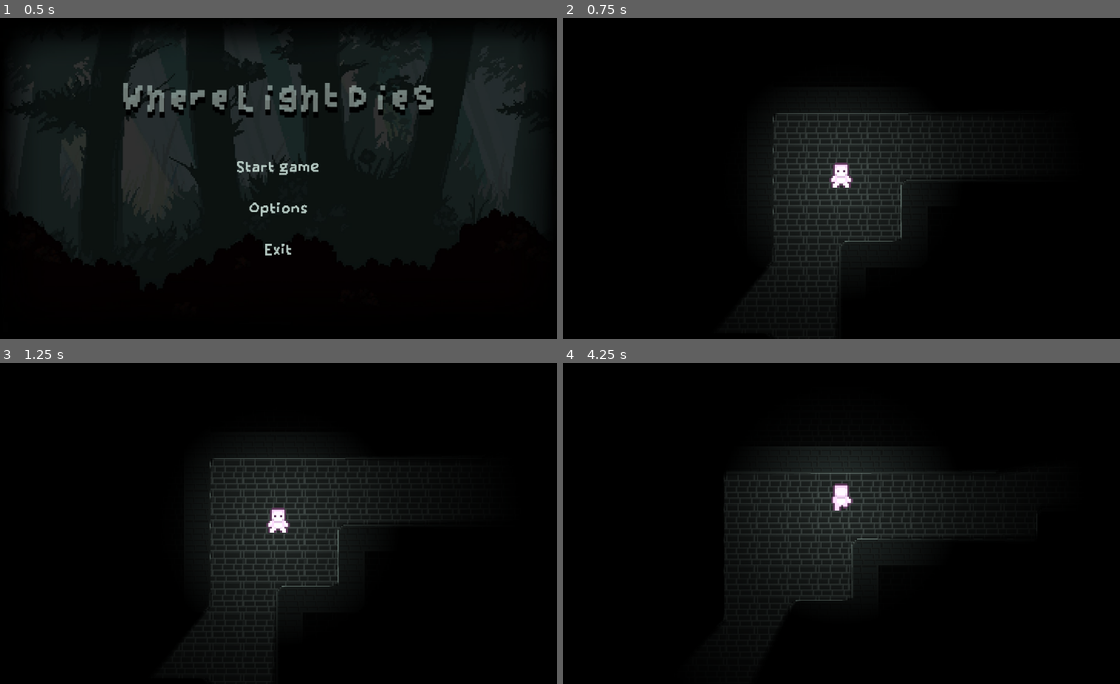
Above: before the commit, frames 1-4 (two rows, left to right).
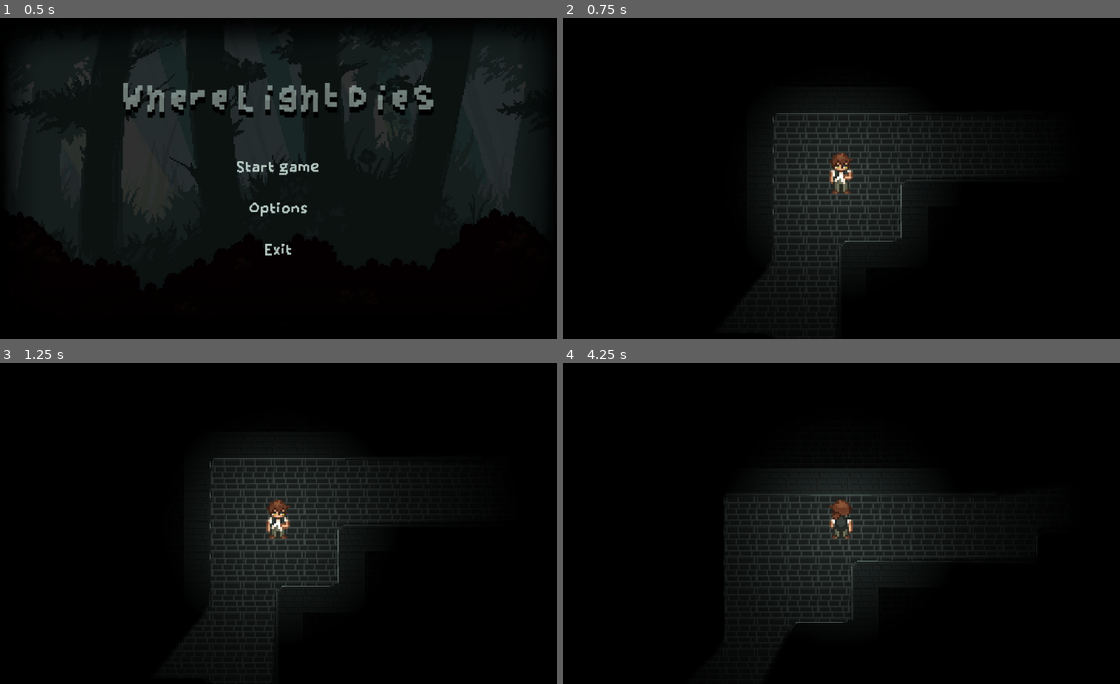
Above: after the commit, the same moments.

Repository: katie-allen2004/Collaborative-Maze-Explorer
Game: Godot game, scene res://start_menu.tscn
Two runs of this game, one before a commit and one after it. Both use one fixed random seed, a clock stepped at 60 frames per second and the inputs below.
Inputs:
- Up to frame 1 (0.5 s): no input
- Up to frame 2 (0.75 s): click "Start game" at 0.5 s
- Up to frame 3 (1.25 s): no input
- Up to frame 4 (4.25 s): hold D (move_right) 1.28-2.03 s; hold S (move_down) 2.03-2.78 s; hold D (move_right) 2.78-3.53 s; hold W (move_up) from 3.53 s (still down)

Frame 1 is identical in both runs. In frame 2, 0.4% of the frame differs, in the area x 47-53%, y 42-55%; in frame 3, 0.4%; in frame 4, 3.5%, in the area x 28-86%, y 26-89%.

Commit message:
Updated character sprite (idle and walk)
- Added Main_Character folder to assets
- Added _main_character.png spritesheet
- Updated animations
- Minorly altered Camera2D settings (turned off Position Smoothing, as it was causing the sprite to look blurry)
- NOTE: Death animations are not yet updated.

Diff:
--- a/WhereLightDies.tscn
+++ b/WhereLightDies.tscn
@@ -224,7 +224,6 @@
 [node name="Camera2D" type="Camera2D" parent="Player" unique_id=982321757]
 position = Vector2(0, -15)
 zoom = Vector2(1.88, 1.88)
-position_smoothing_enabled = true
 
 [node name="BlackWithSmallerFeatheredCircle" type="Sprite2D" parent="Player/Camera2D" unique_id=1797617462]
 visible = false
--- a/player.tscn
+++ b/player.tscn
@@ -1,7 +1,8 @@
-[gd_scene load_steps=32 format=3 uid="uid://b7gfbr10pgii7"]
+[gd_scene format=3 uid="uid://b7gfbr10pgii7"]
 
 [ext_resource type="Texture2D" uid="uid://ck2nepf8rrm2o" path="res://assets/Prototype_Character/prototype_character.png" id="1_4flbx"]
 [ext_resource type="Script" uid="uid://cndoqo1ki4iva" path="res://scripts/player.gd" id="1_onrkg"]
+[ext_resource type="Texture2D" uid="uid://7l288svt77wp" path="res://assets/Main_Character/_main_character.png" id="3_i3pqv"]
 
 [sub_resource type="AtlasTexture" id="AtlasTexture_sweqy"]
 atlas = ExtResource("1_4flbx")
@@ -39,77 +40,133 @@
 atlas = ExtResource("1_4flbx")
 region = Rect2(64, 352, 32, 32)
 
+[sub_resource type="AtlasTexture" id="AtlasTexture_nvl01"]
+atlas = ExtResource("3_i3pqv")
+region = Rect2(0, 152, 32, 38)
+
+[sub_resource type="AtlasTexture" id="AtlasTexture_ivps1"]
+atlas = ExtResource("3_i3pqv")
+region = Rect2(32, 152, 32, 38)
+
 [sub_resource type="AtlasTexture" id="AtlasTexture_urp6f"]
-atlas = ExtResource("1_4flbx")
-region = Rect2(0, 0, 32, 32)
+atlas = ExtResource("3_i3pqv")
+region = Rect2(64, 152, 32, 38)
 
 [sub_resource type="AtlasTexture" id="AtlasTexture_bwjto"]
-atlas = ExtResource("1_4flbx")
-region = Rect2(32, 0, 32, 32)
+atlas = ExtResource("3_i3pqv")
+region = Rect2(96, 152, 32, 38)
 
 [sub_resource type="AtlasTexture" id="AtlasTexture_606se"]
-atlas = ExtResource("1_4flbx")
-region = Rect2(0, 32, 32, 32)
+atlas = ExtResource("3_i3pqv")
+region = Rect2(0, 228, 32, 38)
 
 [sub_resource type="AtlasTexture" id="AtlasTexture_u1c27"]
-atlas = ExtResource("1_4flbx")
-region = Rect2(32, 32, 32, 32)
-
-[sub_resource type="AtlasTexture" id="AtlasTexture_nvl01"]
-atlas = ExtResource("1_4flbx")
-region = Rect2(0, 64, 32, 32)
-
-[sub_resource type="AtlasTexture" id="AtlasTexture_ivps1"]
-atlas = ExtResource("1_4flbx")
-region = Rect2(32, 64, 32, 32)
+atlas = ExtResource("3_i3pqv")
+region = Rect2(32, 228, 32, 38)
+
+[sub_resource type="AtlasTexture" id="AtlasTexture_op7ga"]
+atlas = ExtResource("3_i3pqv")
+region = Rect2(64, 228, 32, 38)
+
+[sub_resource type="AtlasTexture" id="AtlasTexture_q13i1"]
+atlas = ExtResource("3_i3pqv")
+region = Rect2(96, 228, 32, 38)
+
+[sub_resource type="AtlasTexture" id="AtlasTexture_pylmc"]
+atlas = ExtResource("3_i3pqv")
+region = Rect2(0, 190, 32, 38)
+
+[sub_resource type="AtlasTexture" id="AtlasTexture_pbfsw"]
+atlas = ExtResource("3_i3pqv")
+region = Rect2(32, 190, 32, 38)
 
 [sub_resource type="AtlasTexture" id="AtlasTexture_5tmop"]
-atlas = ExtResource("1_4flbx")
-region = Rect2(0, 96, 32, 32)
+atlas = ExtResource("3_i3pqv")
+region = Rect2(64, 190, 32, 38)
 
 [sub_resource type="AtlasTexture" id="AtlasTexture_7ahtn"]
-atlas = ExtResource("1_4flbx")
-region = Rect2(32, 96, 32, 32)
+atlas = ExtResource("3_i3pqv")
+region = Rect2(96, 190, 32, 38)
 
 [sub_resource type="AtlasTexture" id="AtlasTexture_7lmhl"]
-atlas = ExtResource("1_4flbx")
-region = Rect2(64, 96, 32, 32)
+atlas = ExtResource("3_i3pqv")
+region = Rect2(0, 266, 32, 38)
 
 [sub_resource type="AtlasTexture" id="AtlasTexture_dx0e4"]
-atlas = ExtResource("1_4flbx")
-region = Rect2(96, 96, 32, 32)
+atlas = ExtResource("3_i3pqv")
+region = Rect2(32, 266, 32, 38)
 
 [sub_resource type="AtlasTexture" id="AtlasTexture_jm5j8"]
-atlas = ExtResource("1_4flbx")
-region = Rect2(0, 128, 32, 32)
+atlas = ExtResource("3_i3pqv")
+region = Rect2(64, 266, 32, 38)
 
 [sub_resource type="AtlasTexture" id="AtlasTexture_7hik5"]
-atlas = ExtResource("1_4flbx")
-region = Rect2(32, 128, 32, 32)
+atlas = ExtResource("3_i3pqv")
+region = Rect2(96, 266, 32, 38)
 
 [sub_resource type="AtlasTexture" id="AtlasTexture_qtqh7"]
-atlas = ExtResource("1_4flbx")
-region = Rect2(64, 128, 32, 32)
+atlas = ExtResource("3_i3pqv")
+region = Rect2(0, 0, 32, 38)
 
 [sub_resource type="AtlasTexture" id="AtlasTexture_2wuci"]
-atlas = ExtResource("1_4flbx")
-region = Rect2(96, 128, 32, 32)
-
-[sub_resource type="AtlasTexture" id="AtlasTexture_op7ga"]
-atlas = ExtResource("1_4flbx")
-region = Rect2(0, 160, 32, 32)
-
-[sub_resource type="AtlasTexture" id="AtlasTexture_q13i1"]
-atlas = ExtResource("1_4flbx")
-region = Rect2(32, 160, 32, 32)
-
-[sub_resource type="AtlasTexture" id="AtlasTexture_pylmc"]
-atlas = ExtResource("1_4flbx")
-region = Rect2(64, 160, 32, 32)
-
-[sub_resource type="AtlasTexture" id="AtlasTexture_pbfsw"]
-atlas = ExtResource("1_4flbx")
-region = Rect2(96, 160, 32, 32)
+atlas = ExtResource("3_i3pqv")
+region = Rect2(32, 0, 32, 38)
+
+[sub_resource type="AtlasTexture" id="AtlasTexture_iruf7"]
+atlas = ExtResource("3_i3pqv")
+region = Rect2(64, 0, 32, 38)
+
+[sub_resource type="AtlasTexture" id="AtlasTexture_j5n4i"]
+atlas = ExtResource("3_i3pqv")
+region = Rect2(96, 0, 32, 38)
+
+[sub_resource type="AtlasTexture" id="AtlasTexture_634y6"]
+atlas = ExtResource("3_i3pqv")
+region = Rect2(0, 76, 32, 38)
+
+[sub_resource type="AtlasTexture" id="AtlasTexture_efrwb"]
+atlas = ExtResource("3_i3pqv")
+region = Rect2(32, 76, 32, 38)
+
+[sub_resource type="AtlasTexture" id="AtlasTexture_hiqhm"]
+atlas = ExtResource("3_i3pqv")
+region = Rect2(64, 76, 32, 38)
+
+[sub_resource type="AtlasTexture" id="AtlasTexture_tkwlq"]
+atlas = ExtResource("3_i3pqv")
+region = Rect2(96, 76, 32, 38)
+
+[sub_resource type="AtlasTexture" id="AtlasTexture_hl5qd"]
+atlas = ExtResource("3_i3pqv")
+region = Rect2(0, 38, 32, 38)
+
+[sub_resource type="AtlasTexture" id="AtlasTexture_ek41f"]
+atlas = ExtResource("3_i3pqv")
+region = Rect2(32, 38, 32, 38)
+
+[sub_resource type="AtlasTexture" id="AtlasTexture_khis8"]
+atlas = ExtResource("3_i3pqv")
+region = Rect2(64, 38, 32, 38)
+
+[sub_resource type="AtlasTexture" id="AtlasTexture_b88wv"]
+atlas = ExtResource("3_i3pqv")
+region = Rect2(96, 38, 32, 38)
+
+[sub_resource type="AtlasTexture" id="AtlasTexture_pgbbb"]
+atlas = ExtResource("3_i3pqv")
+region = Rect2(0, 114, 32, 38)
+
+[sub_resource type="AtlasTexture" id="AtlasTexture_331ug"]
+atlas = ExtResource("3_i3pqv")
+region = Rect2(32, 114, 32, 38)
+
+[sub_resource type="AtlasTexture" id="AtlasTexture_ny14h"]
+atlas = ExtResource("3_i3pqv")
+region = Rect2(64, 114, 32, 38)
+
+[sub_resource type="AtlasTexture" id="AtlasTexture_ibah8"]
+atlas = ExtResource("3_i3pqv")
+region = Rect2(96, 114, 32, 38)
 
 [sub_resource type="SpriteFrames" id="SpriteFrames_iruf7"]
 animations = [{
@@ -157,6 +214,12 @@
 }, {
 "frames": [{
 "duration": 1.0,
+"texture": SubResource("AtlasTexture_nvl01")
+}, {
+"duration": 1.0,
+"texture": SubResource("AtlasTexture_ivps1")
+}, {
+"duration": 1.0,
 "texture": SubResource("AtlasTexture_urp6f")
 }, {
 "duration": 1.0,
@@ -172,17 +235,46 @@
 }, {
 "duration": 1.0,
 "texture": SubResource("AtlasTexture_u1c27")
-}],
-"loop": true,
-"name": &"idle_side",
-"speed": 7.0
-}, {
-"frames": [{
-"duration": 1.0,
-"texture": SubResource("AtlasTexture_nvl01")
-}, {
-"duration": 1.0,
-"texture": SubResource("AtlasTexture_ivps1")
+}, {
+"duration": 1.0,
+"texture": SubResource("AtlasTexture_op7ga")
+}, {
+"duration": 1.0,
+"texture": SubResource("AtlasTexture_q13i1")
+}],
+"loop": true,
+"name": &"idle_side_left",
+"speed": 7.0
+}, {
+"frames": [{
+"duration": 1.0,
+"texture": SubResource("AtlasTexture_pylmc")
+}, {
+"duration": 1.0,
+"texture": SubResource("AtlasTexture_pbfsw")
+}, {
+"duration": 1.0,
+"texture": SubResource("AtlasTexture_5tmop")
+}, {
+"duration": 1.0,
+"texture": SubResource("AtlasTexture_7ahtn")
+}],
+"loop": true,
+"name": &"idle_side_right",
+"speed": 7.0
+}, {
+"frames": [{
+"duration": 1.0,
+"texture": SubResource("AtlasTexture_7lmhl")
+}, {
+"duration": 1.0,
+"texture": SubResource("AtlasTexture_dx0e4")
+}, {
+"duration": 1.0,
+"texture": SubResource("AtlasTexture_jm5j8")
+}, {
+"duration": 1.0,
+"texture": SubResource("AtlasTexture_7hik5")
 }],
 "loop": true,
 "name": &"idle_up",
@@ -190,16 +282,16 @@
 }, {
 "frames": [{
 "duration": 1.0,
-"texture": SubResource("AtlasTexture_5tmop")
-}, {
-"duration": 1.0,
-"texture": SubResource("AtlasTexture_7ahtn")
-}, {
-"duration": 1.0,
-"texture": SubResource("AtlasTexture_7lmhl")
-}, {
-"duration": 1.0,
-"texture": SubResource("AtlasTexture_dx0e4")
+"texture": SubResource("AtlasTexture_qtqh7")
+}, {
+"duration": 1.0,
+"texture": SubResource("AtlasTexture_2wuci")
+}, {
+"duration": 1.0,
+"texture": SubResource("AtlasTexture_iruf7")
+}, {
+"duration": 1.0,
+"texture": SubResource("AtlasTexture_j5n4i")
 }],
 "loop": true,
 "name": &"walk_down",
@@ -207,33 +299,50 @@
 }, {
 "frames": [{
 "duration": 1.0,
-"texture": SubResource("AtlasTexture_jm5j8")
-}, {
-"duration": 1.0,
-"texture": SubResource("AtlasTexture_7hik5")
-}, {
-"duration": 1.0,
-"texture": SubResource("AtlasTexture_qtqh7")
-}, {
-"duration": 1.0,
-"texture": SubResource("AtlasTexture_2wuci")
-}],
-"loop": true,
-"name": &"walk_side",
-"speed": 7.0
-}, {
-"frames": [{
-"duration": 1.0,
-"texture": SubResource("AtlasTexture_op7ga")
-}, {
-"duration": 1.0,
-"texture": SubResource("AtlasTexture_q13i1")
-}, {
-"duration": 1.0,
-"texture": SubResource("AtlasTexture_pylmc")
-}, {
-"duration": 1.0,
-"texture": SubResource("AtlasTexture_pbfsw")
+"texture": SubResource("AtlasTexture_634y6")
+}, {
+"duration": 1.0,
+"texture": SubResource("AtlasTexture_efrwb")
+}, {
+"duration": 1.0,
+"texture": SubResource("AtlasTexture_hiqhm")
+}, {
+"duration": 1.0,
+"texture": SubResource("AtlasTexture_tkwlq")
+}],
+"loop": true,
+"name": &"walk_side_left",
+"speed": 7.0
+}, {
+"frames": [{
+"duration": 1.0,
+"texture": SubResource("AtlasTexture_hl5qd")
+}, {
+"duration": 1.0,
+"texture": SubResource("AtlasTexture_ek41f")
+}, {
+"duration": 1.0,
+"texture": SubResource("AtlasTexture_khis8")
+}, {
+"duration": 1.0,
+"texture": SubResource("AtlasTexture_b88wv")
+}],
+"loop": true,
+"name": &"walk_side_right",
+"speed": 7.0
+}, {
+"frames": [{
+"duration": 1.0,
+"texture": SubResource("AtlasTexture_pgbbb")
+}, {
+"duration": 1.0,
+"texture": SubResource("AtlasTexture_331ug")
+}, {
+"duration": 1.0,
+"texture": SubResource("AtlasTexture_ny14h")
+}, {
+"duration": 1.0,
+"texture": SubResource("AtlasTexture_ibah8")
 }],
 "loop": true,
 "name": &"walk_up",
@@ -243,17 +352,16 @@
 [sub_resource type="CircleShape2D" id="CircleShape2D_j5n4i"]
 radius = 9.0
 
-[node name="Player" type="CharacterBody2D"]
+[node name="Player" type="CharacterBody2D" unique_id=908919594]
 script = ExtResource("1_onrkg")
 
-[node name="AnimatedSprite2D" type="AnimatedSprite2D" parent="."]
+[node name="AnimatedSprite2D" type="AnimatedSprite2D" parent="." unique_id=1849276677]
 position = Vector2(0, -14)
 scale = Vector2(2.0468748, 2.015625)
 sprite_frames = SubResource("SpriteFrames_iruf7")
-animation = &"idle_down"
-autoplay = "idle_down"
-frame_progress = 0.82907045
-
-[node name="CollisionShape2D" type="CollisionShape2D" parent="."]
+animation = &"walk_up"
+frame_progress = 0.20902528
+
+[node name="CollisionShape2D" type="CollisionShape2D" parent="." unique_id=1910472195]
 position = Vector2(0, -9)
 shape = SubResource("CircleShape2D_j5n4i")
--- a/scripts/player.gd
+++ b/scripts/player.gd
@@ -23,18 +23,21 @@
 func update_animation(direction: Vector2) -> void:
 	if direction == Vector2.ZERO:
 		match last_facing:
-			"side": play_anim(&"idle_side")
+			"left": play_anim(&"idle_side_left")
+			"right": play_anim(&"idle_side_right")
 			"up": play_anim(&"idle_up")
 			"down": play_anim(&"idle_down")
 		return
 
 	# Determine dominant direction
 	if abs(direction.x) > abs(direction.y):
-		last_facing = "side"
-		animated_sprite_2d.flip_h = direction.x < 0
-		play_anim(&"walk_side")
+		if (direction.x < 0):
+			last_facing = "left"
+			play_anim(&"walk_side_left")
+		else:
+			last_facing = "right"
+			play_anim(&"walk_side_right")
 	else:
-		animated_sprite_2d.flip_h = false
 		if direction.y < 0:
 			last_facing = "up"
 			play_anim(&"walk_up")
Binary file added: assets/Main_Character/_main_character.png
Not shown, added: assets/Main_Character/_main_character.png.import
